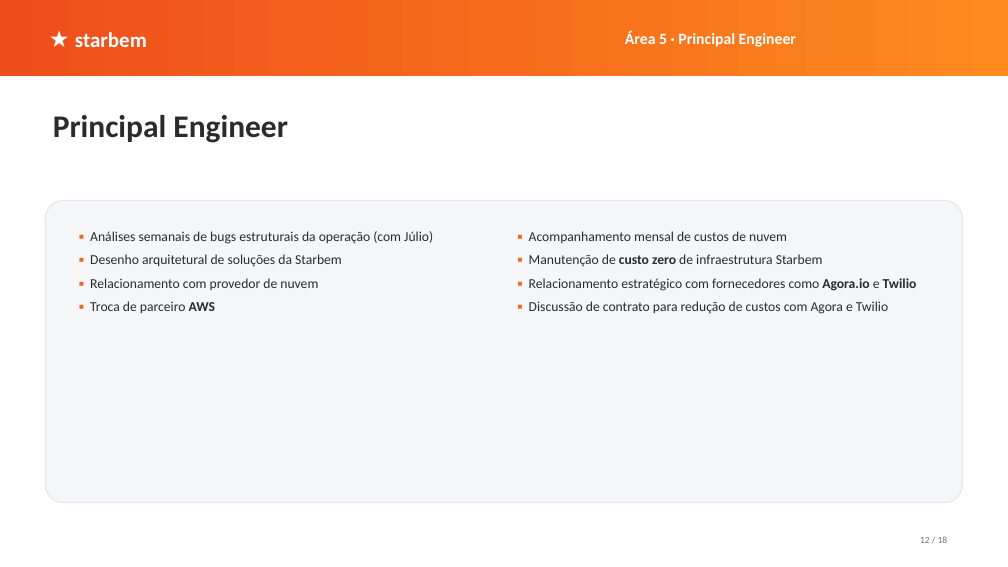
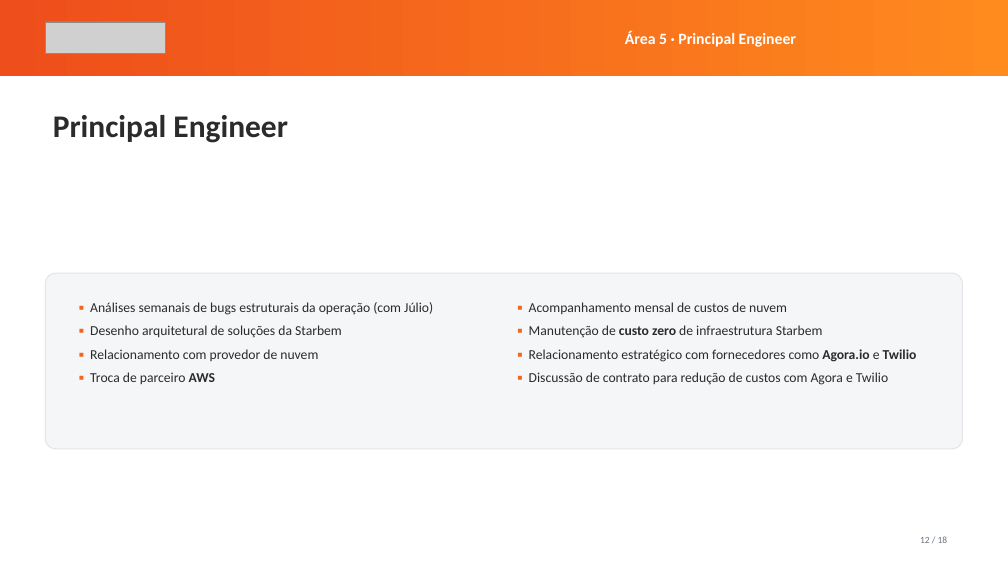
Before and after one commit to renato-dmb/agenda-facil, a slide deck: slide 12 of docs/conversa-ceo/apresentacao.pptx. Drawn at 1008x567 pixels with LibreOffice and Linux fonts; fonts in the diff are those of the drawing; grey boxes stand for pictures. Boxes give left, top, right and bottom in pixels: in the first picture for what was removed or moved away, otherwise in the second. Text is boxed around its words. In the diff, an @@ line names an element or a change of style, - is before the commit and + after.

```diff
--- a/docs/conversa-ceo/apresentacao.pptx
+++ b/docs/conversa-ceo/apresentacao.pptx
@@ picture added at (45, 22, 165, 54) @@
@@ text removed at (75, 32, 147, 47) @@
-★ starbem
@@ rounded rectangle: place and size @@
-rounded rectangle at (45, 200, 963, 503)
+rounded rectangle at (45, 273, 963, 449)
@@ text "▪ Análises semanais de bugs ...": place and size @@
-text "▪ Análises semanais de bugs ..." at (90, 231, 433, 313)
+text "▪ Análises semanais de bugs ..." at (90, 302, 433, 384)
@@ text "▪ Acompanhamento mensal de custos ...": place and size @@
-text "▪ Acompanhamento mensal de custos ..." at (529, 231, 917, 314)
+text "▪ Acompanhamento mensal de custos ..." at (529, 302, 917, 385)
```
Also in this commit, not shown: 17 other slides changed, 6 other files.
